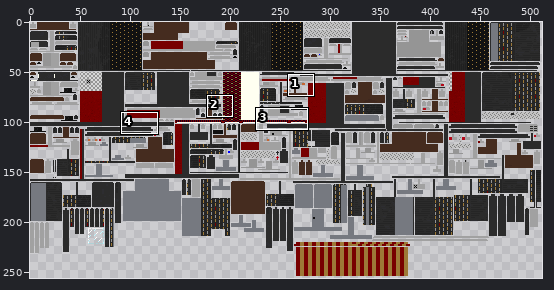
One commit to this sprite sheet: mccore/src/main/resources/assets/dkzpartspack/textures/parts/contractor_camper_bed_cclm.png. The picture above shows the old version from afar; the outline marks the close-up.
Close-up. Before the edit:
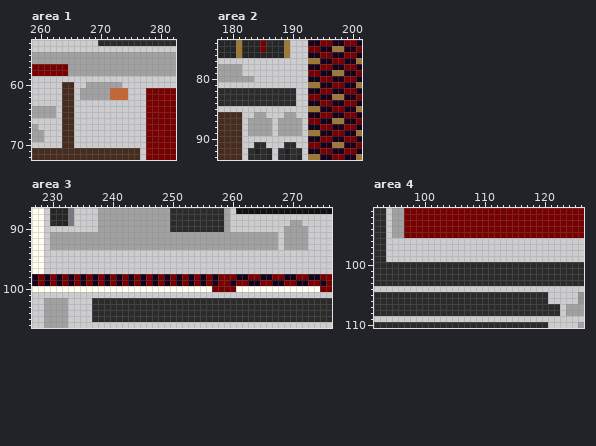
The file is 512x256 pixels. Colours within 5 levels of each other are drawn and written as one. Shown: area 1: x 259..282, y 53..72; area 2: x 178..201, y 74..93; area 3: x 227..276, y 87..106; area 4: x 92..126, y 91..110. The commit also changed other parts of the picture, which this record leaves out.
The result:
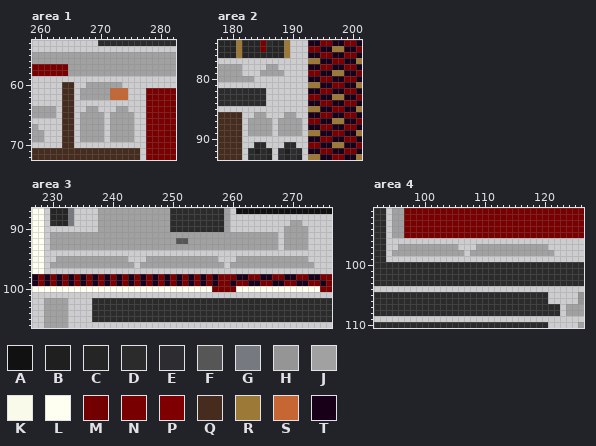
Palette (. is transparent): A #111111  B #1f1f1f  C #252525  D #2b2b2b  E #2d2d31  F #565656  G #767980  H #959595  J #a1a1a1  K #fafaeb  L #fffff1  M #720000  N #780000  P #7f0000  Q #452c1f  R #9d7937  S #c66633  T #190019
Edits made:
Area 1:
y 64: x 268..269 .. -> JJ; x 273..274 .. -> JJ
y 65..69: x 267..270 .... -> JJJJ; x 272..275 .... -> JJJJ
Area 2:
y 78: x 186..187 .. -> JJ
y 79: x 185..188 .... -> JJJJ
y 82..84: x 186..190 DDDDD -> .....
Area 3:
y 92: x 251..252 JJ -> FF
y 95: x 231..242 ............ -> JJJJJJJJJJJJ; x 246..257 ............ -> JJJJJJJJJJJJ; x 261..272 ............ -> JJJJJJJJJJJJ
y 96: x 230..243 .............. -> JJJJJJJJJJJJJJ; x 245..258 .............. -> JJJJJJJJJJJJJJ; x 260..273 .............. -> JJJJJJJJJJJJJJ
Area 4:
y 97: x 96..105 .......... -> JJJJJJJJJJ; x 109..120 ............ -> JJJJJJJJJJJJ
y 98: x 95..106 ............ -> JJJJJJJJJJJJ; x 108..121 .............. -> JJJJJJJJJJJJJJ
Boxes around the changes in both close-ups, in picture pixels (x1, y1, x2, y2):
added: (80, 106, 134, 142)
changed: (260, 64, 296, 106)
changed: (50, 238, 314, 268)
added: (392, 244, 554, 256)
